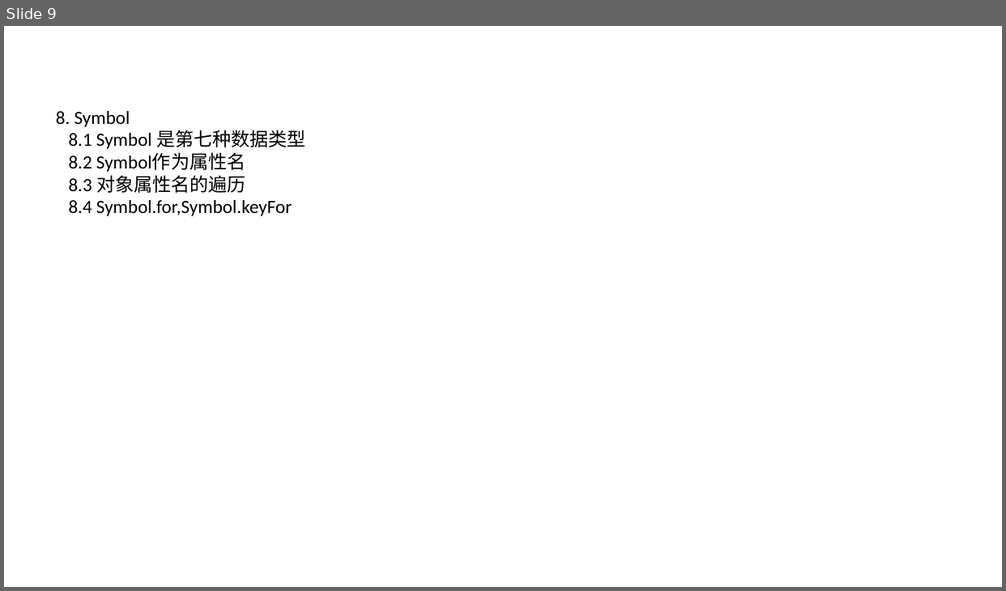
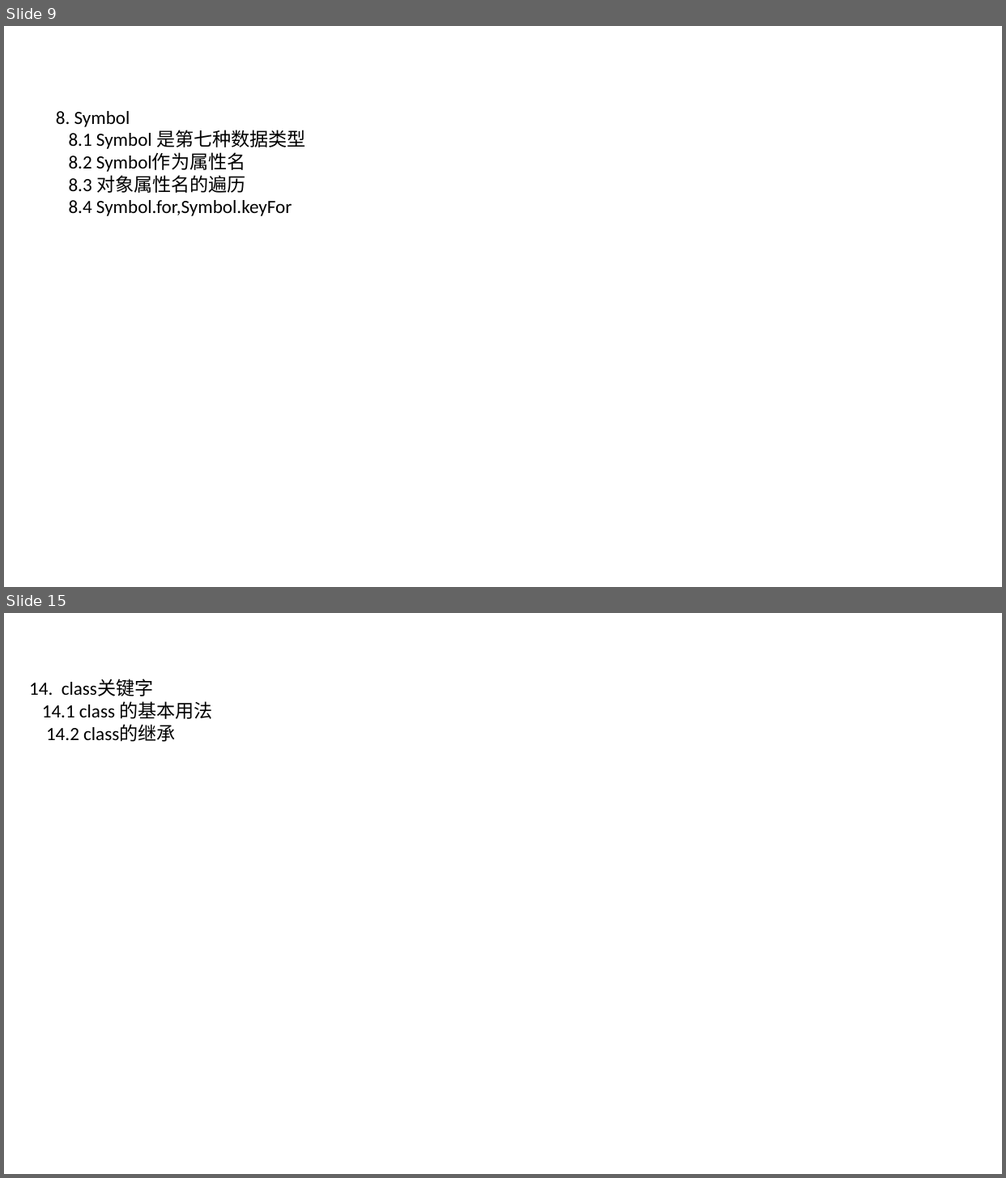
Before and after one commit to hiliny/vetechShare, a slide deck: es6/es6新特性.pptx. Shown one above the other, each under a label of ours: slide 9 before the commit, slides 9 and 15 after it; the slides between them are not shown. The pictures are 1006x591 and 1006x1178 pixels, drawn with LibreOffice and Linux fonts; fonts in the diff are those of the drawing; background and template pictures are left out. Boxes give left, top, right and bottom in pixels: in the first picture for what was removed or moved away, otherwise in the second. Text is boxed around its words. In the diff, an @@ line names an element or a change of style, - is before the commit and + after.

```diff
--- a/es6/es6新特性.pptx
+++ b/es6/es6新特性.pptx
@@ slide 15 added at box(4, 613, 1002, 1174), background picture (left out) @@
@@ text added at box(29, 679, 212, 742), 18 pt, text #000000 @@
+14. class关键字
+14.1 class 的基本用法
+14.2 class的继承
```
Also in this commit, not shown: 5 other slides added, 1 slide removed, 9 other files.
